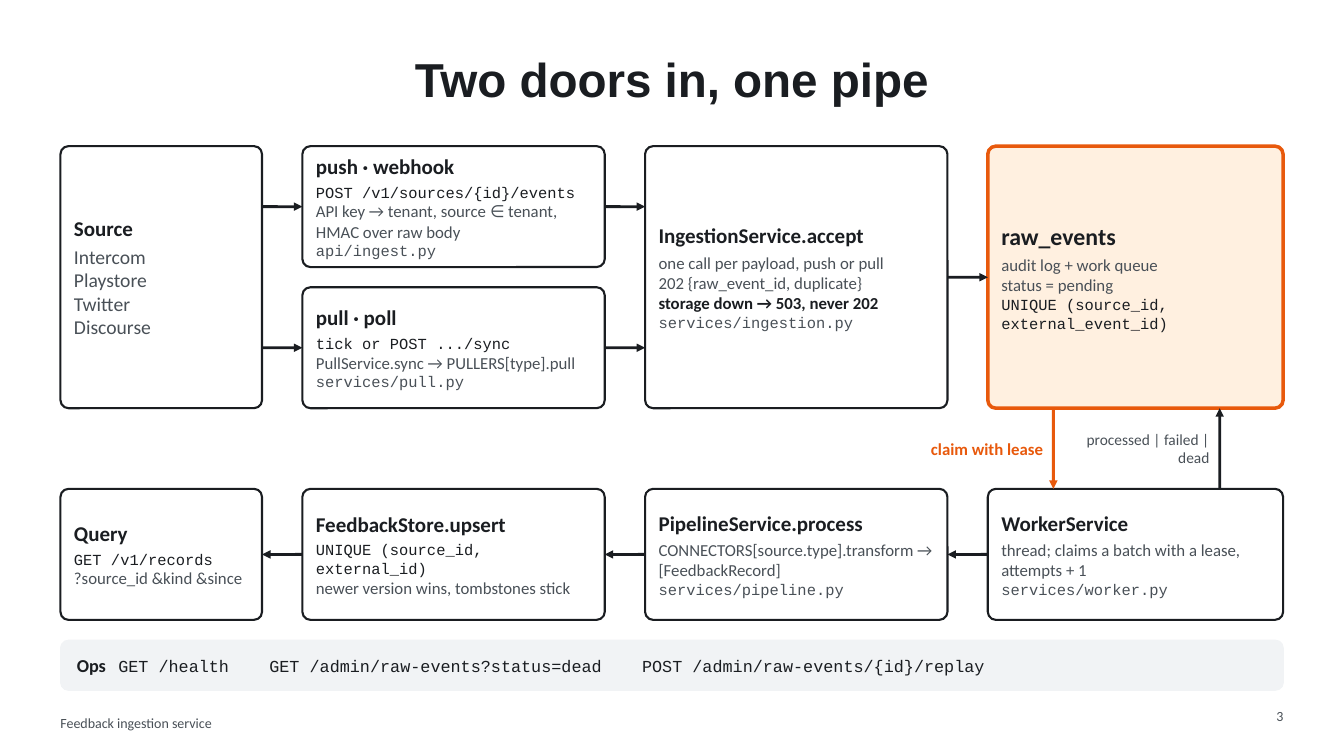
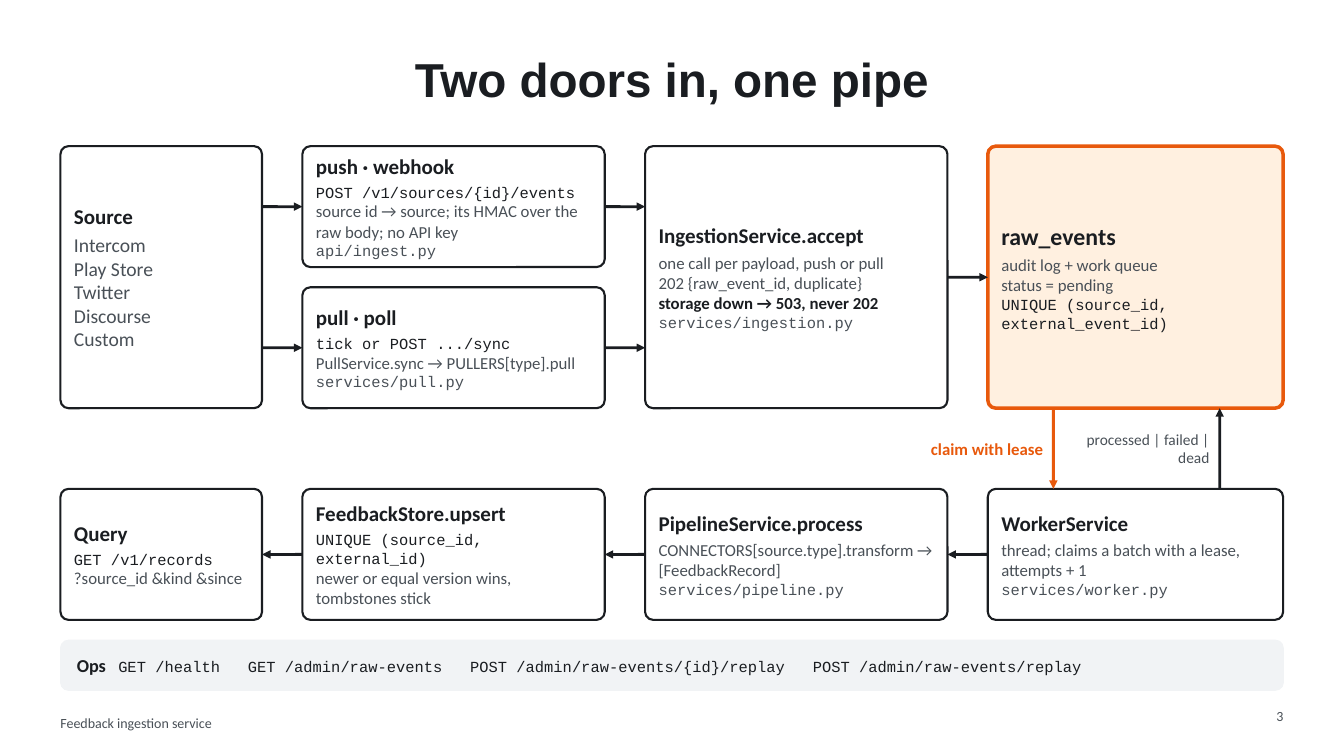
Before and after one commit to regalmoix/feedback-ingest, a slide deck: slide 3 of docs/slides/deck.pptx. Drawn at 1344x756 pixels with LibreOffice and Linux fonts; fonts in the diff are those of the drawing. Boxes give left, top, right and bottom in pixels: in the first picture for what was removed or moved away, otherwise in the second. Text is boxed around its words. In the diff, an @@ line names an element or a change of style, - is before the commit and + after.

```diff
--- a/docs/slides/deck.pptx
+++ b/docs/slides/deck.pptx
@@ text in rounded rectangle at bbox=[316, 205, 578, 241]: text changed @@
-API key → tenant, source ∈ tenant, HMAC over raw body
+source id → source; its HMAC over the raw body; no API key
@@ text in rounded rectangle at bbox=[74, 262, 153, 279]: text changed @@
-Playstore
+Play Store
@@ text in rounded rectangle at bbox=[74, 333, 135, 346]: paragraph added @@
+Custom
@@ text in rounded rectangle at bbox=[316, 572, 511, 604]: text changed @@
-newer version wins, tombstones stick
+newer or equal version wins, tombstones stick
@@ text in rounded rectangle at bbox=[77, 660, 1081, 676]: text changed; size 12 to 11 pt @@
-Ops GET /health GET /admin/raw-events?status=dead POST /admin/raw-events/{id}/replay
+Ops GET /health GET /admin/raw-events POST /admin/raw-events/{id}/replay POST /admin/raw-events/replay
```
Also in this commit, not shown: 9 other slides changed, 1 slide added, 23 other files.
